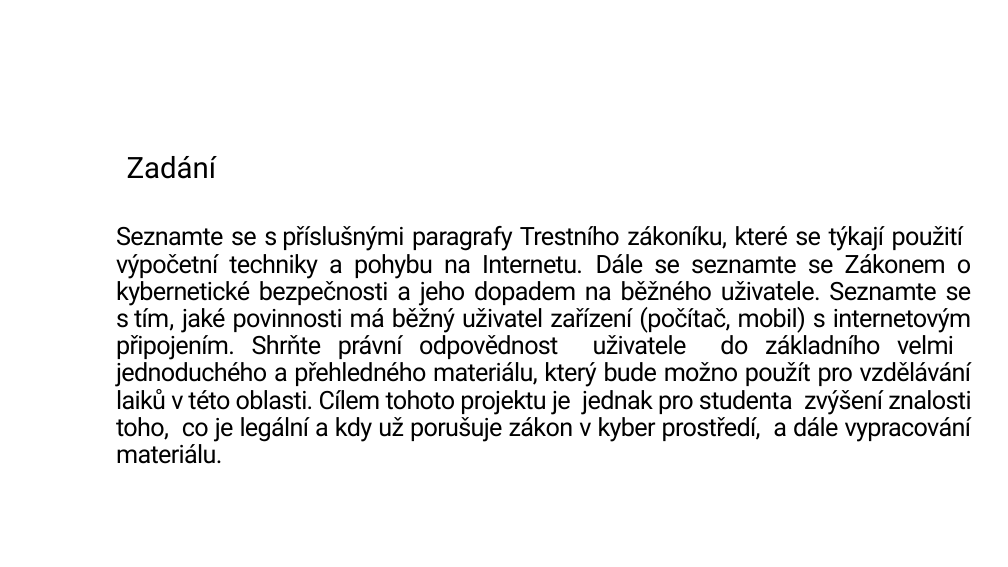
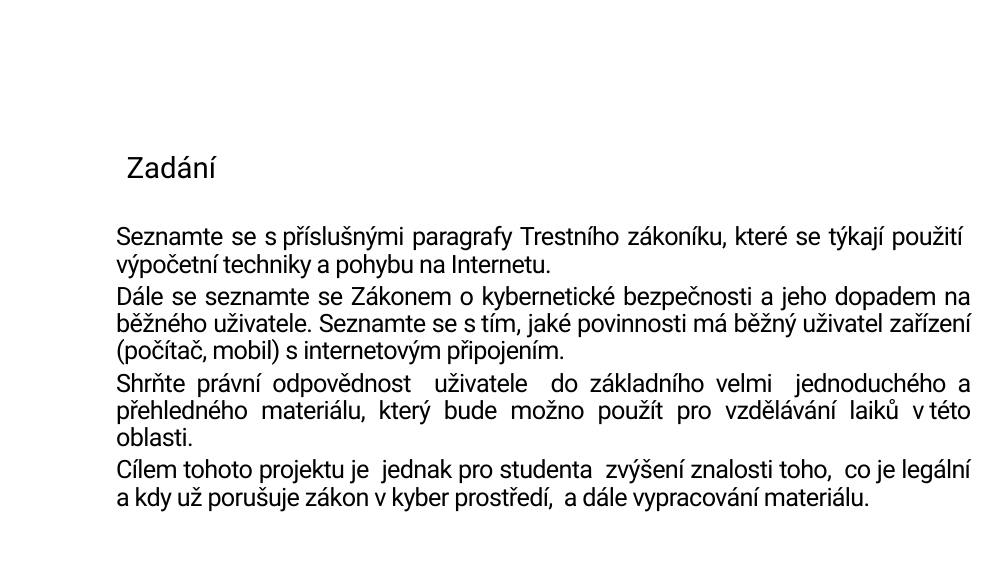
Before and after one commit to zimice/pr2_it_use, a slide deck: slide 3 of Kochanek_projekt_II_it_use_liability.pptx. Drawn at 1008x567 pixels with LibreOffice and Linux fonts; fonts in the diff are those of the drawing; background and template pictures are left out. Boxes give left, top, right and bottom in pixels: in the first picture for what was removed or moved away, otherwise in the second. Text is boxed around its words. In the diff, an @@ line names an element or a change of style, - is before the commit and + after.

```diff
--- a/Kochanek_projekt_II_it_use_liability.pptx
+++ b/Kochanek_projekt_II_it_use_liability.pptx
@@ text at (116,226,972,512): text changed @@
-Seznamte se s příslušnými paragrafy Trestního zákoníku, které se týkají použití výpočetní techniky a pohybu na Internetu. Dále se seznamte se Zákonem o kybernetické bezpečnosti a jeho dopadem na běžného uživatele. Seznamte se s tím, jaké povinnosti má běžný uživatel zařízení (počítač, mobil) s internetovým připojením. Shrňte právní odpovědnost uživatele do základního velmi jednoduchého a přehledného materiálu, který bude možno použít pro vzdělávání laiků v této oblasti. Cílem tohoto projektu je jednak pro studenta zvýšení znalosti toho, co je legální a kdy už porušuje zákon v kyber prostředí, a dále vypracování materiálu.
+Seznamte se s příslušnými paragrafy Trestního zákoníku, které se týkají použití výpočetní techniky a pohybu na Internetu.
+Dále se seznamte se Zákonem o kybernetické bezpečnosti a jeho dopadem na běžného uživatele. Seznamte se s tím, jaké povinnosti má běžný uživatel zařízení (počítač, mobil) s internetovým připojením.
+Shrňte právní odpovědnost uživatele do základního velmi jednoduchého a přehledného materiálu, který bude možno použít pro vzdělávání laiků v této oblasti.
+Cílem tohoto projektu je jednak pro studenta zvýšení znalosti toho, co je legální a kdy už porušuje zákon v kyber prostředí, a dále vypracování materiálu.
```
Also in this commit, not shown: 3 other slides changed, 1 slide removed, 2 other files.
